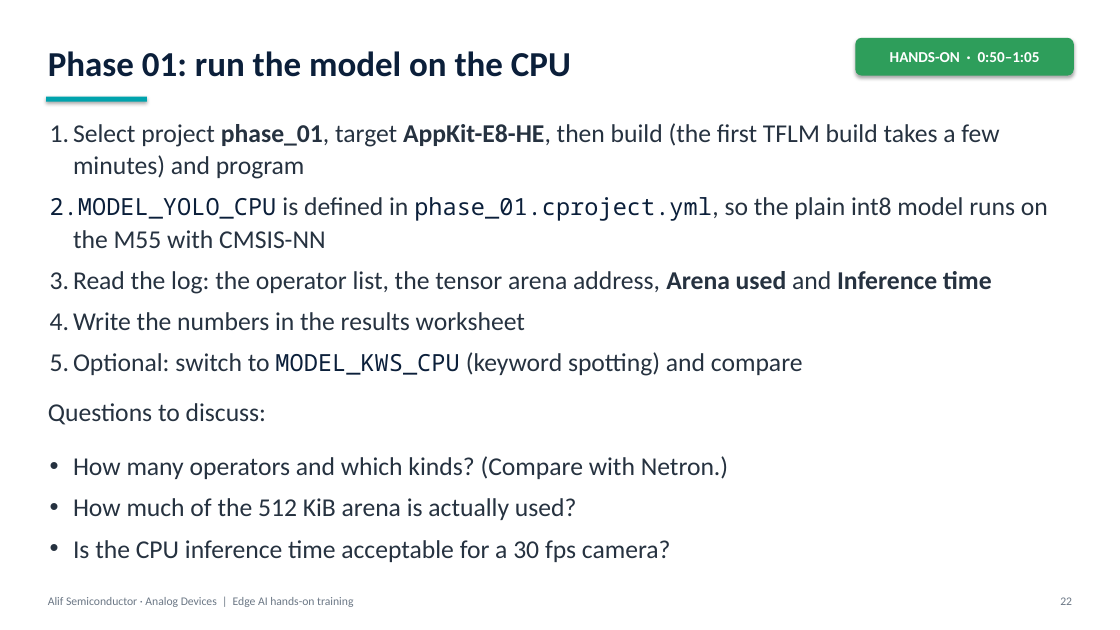
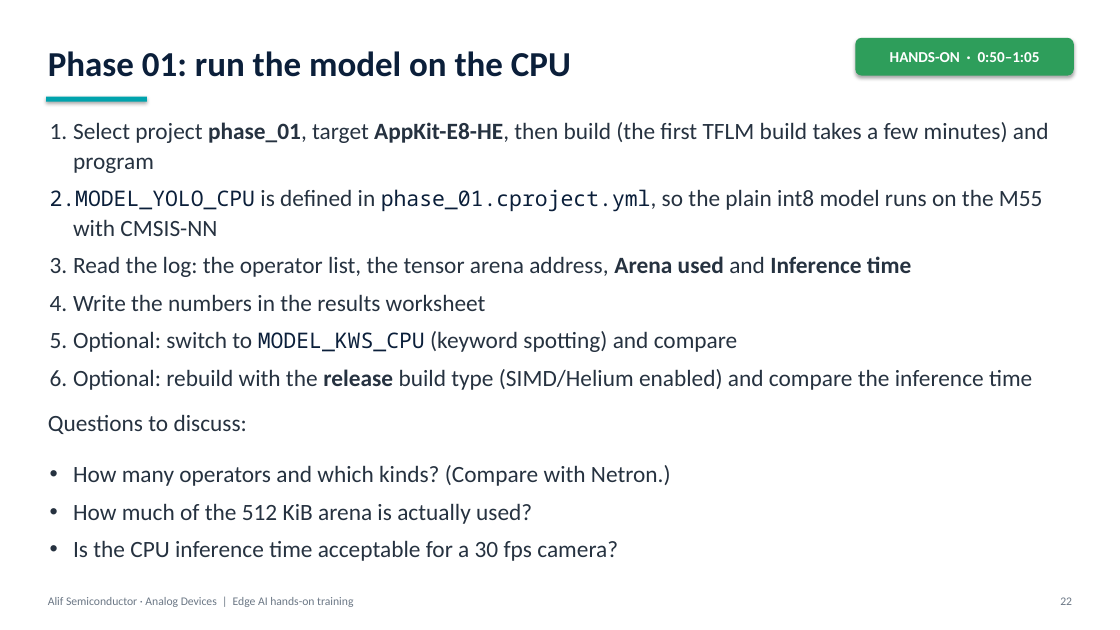
Before and after one commit to alifsemi/alif_ml-training, a slide deck: slide 22 of training/alif_ml_training.pptx. Drawn at 1120x630 pixels with LibreOffice and Linux fonts; fonts in the diff are those of the drawing. Boxes give left, top, right and bottom in pixels: in the first picture for what was removed or moved away, otherwise in the second. Text is boxed around its words. In the diff, an @@ line names an element or a change of style, - is before the commit and + after.

Commit message:
SIMD optimized CPU result

```diff
--- a/training/alif_ml_training.pptx
+++ b/training/alif_ml_training.pptx
@@ text at <box>50,122,1049,352</box>: size 22 to 20 pt in "Select project phase_01, target AppKit-E8-HE, then build ...", "is defined in phase_01.cproject.yml, so the plain ...", "Read the log: the operator list, the ...", "Write the numbers in the results worksheet" and 1 more places; size 20.2 to 18.4 pt in "MODEL_YOLO_CPU phase_01.cproject.yml,", "MODEL_KWS_CPU" @@
@@ text at <box>73,369,1032,390</box>: paragraph added @@
+6. Optional: rebuild with the release build type (SIMD/Helium enabled) and compare the inference time
@@ text "Questions to discuss:" at <box>48,414,247,434</box>: size 22 to 20 pt @@
@@ text "Questions to discuss:": place and size @@
-text "Questions to discuss:" at <box>48,403,266,425</box>
+text "Questions to discuss:" at <box>48,414,247,434</box>
@@ text "How many operators and which ...": place and size @@
-text "How many operators and which ..." at <box>73,456,728,562</box>
+text "How many operators and which ..." at <box>73,465,671,561</box>
@@ text "How many operators and which ..." at <box>73,465,671,561</box>: size 22 to 20 pt @@
```
Also in this commit, not shown: 37 other slides changed, 1 slide added, 9 other files.
